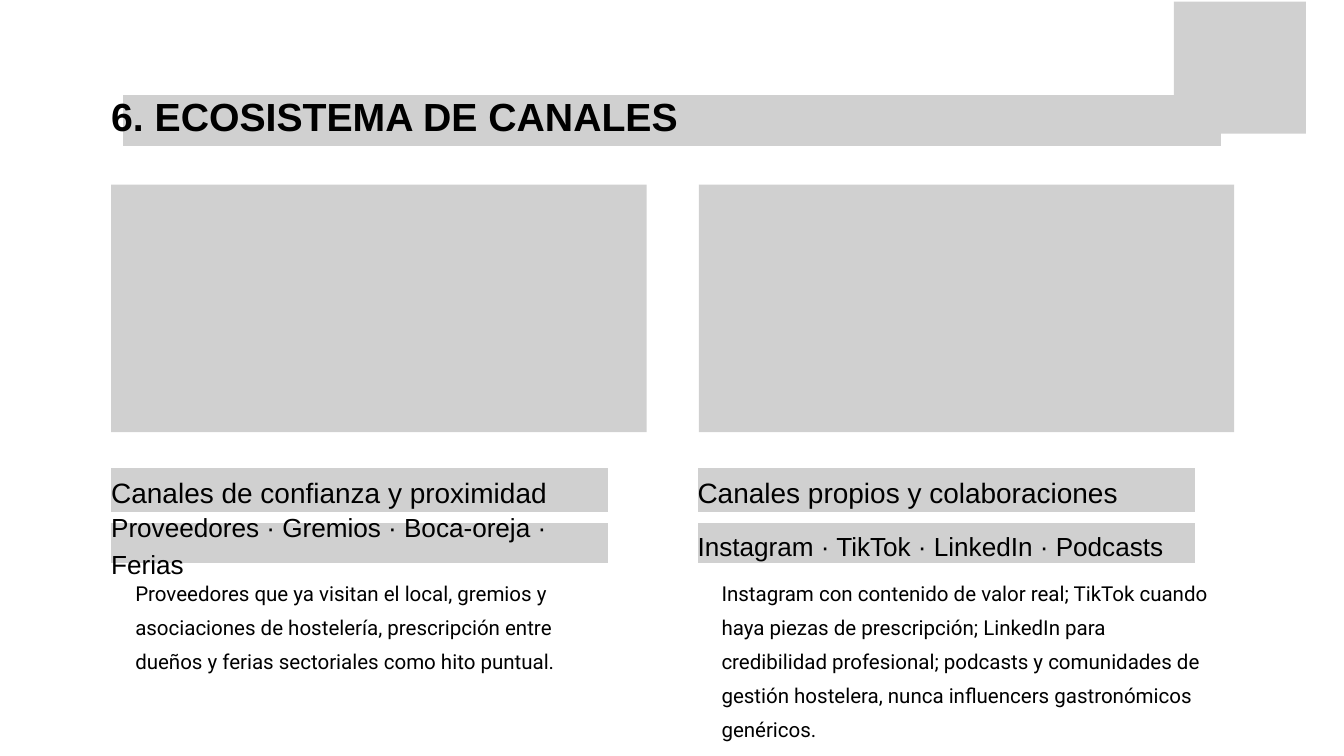
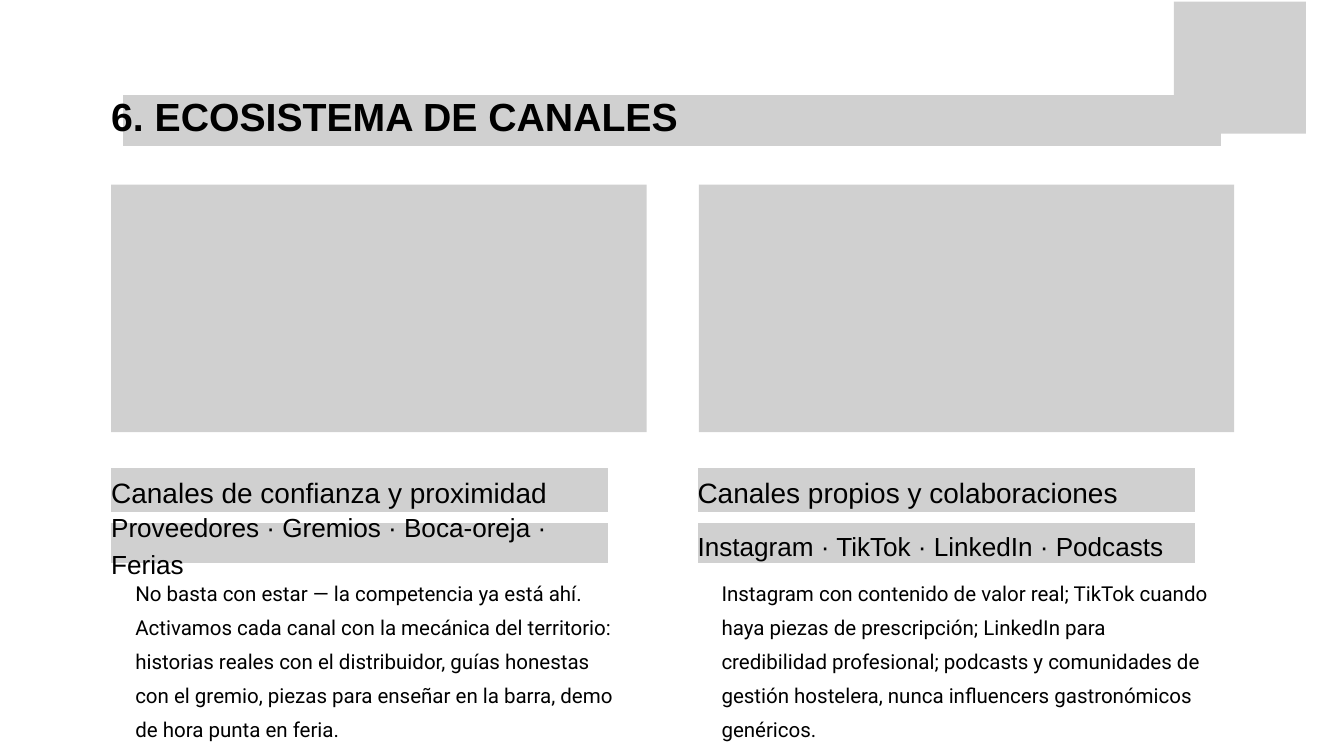
Before and after one commit to andreage1994/Agentes, a slide deck: slide 9 of prospectos/getnet-santander-campana-sme/Getnet_Estrategia_de_Marca_y_Comunicacion_TBNB.pptx. Drawn at 1344x756 pixels with LibreOffice and Linux fonts; fonts in the diff are those of the drawing; grey boxes stand for pictures; background and template pictures are left out. Boxes give left, top, right and bottom in pixels: in the first picture for what was removed or moved away, otherwise in the second. Text is boxed around its words. In the diff, an @@ line names an element or a change of style, - is before the commit and + after.

```diff
--- a/prospectos/getnet-santander-campana-sme/Getnet_Estrategia_de_Marca_y_Comunicacion_TBNB.pptx
+++ b/prospectos/getnet-santander-campana-sme/Getnet_Estrategia_de_Marca_y_Comunicacion_TBNB.pptx
@@ text at bbox=[135, 585, 612, 742]: text changed @@
-Proveedores que ya visitan el local, gremios y asociaciones de hostelería, prescripción entre dueños y ferias sectoriales como hito puntual.
+No basta con estar — la competencia ya está ahí. Activamos cada canal con la mecánica del territorio: historias reales con el distribuidor, guías honestas con el gremio, piezas para enseñar en la barra, demo de hora punta en feria.
```
Also in this commit, not shown: 2 other slides changed, 3 other files.
